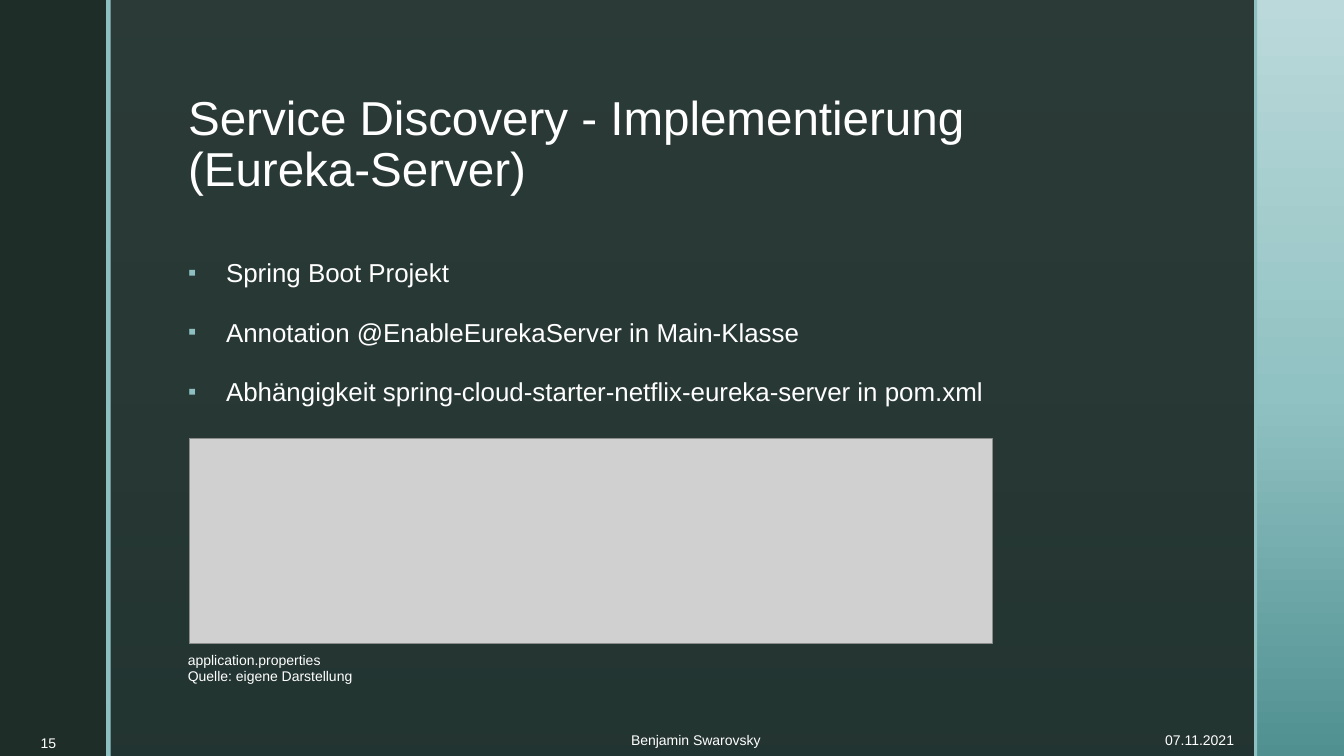
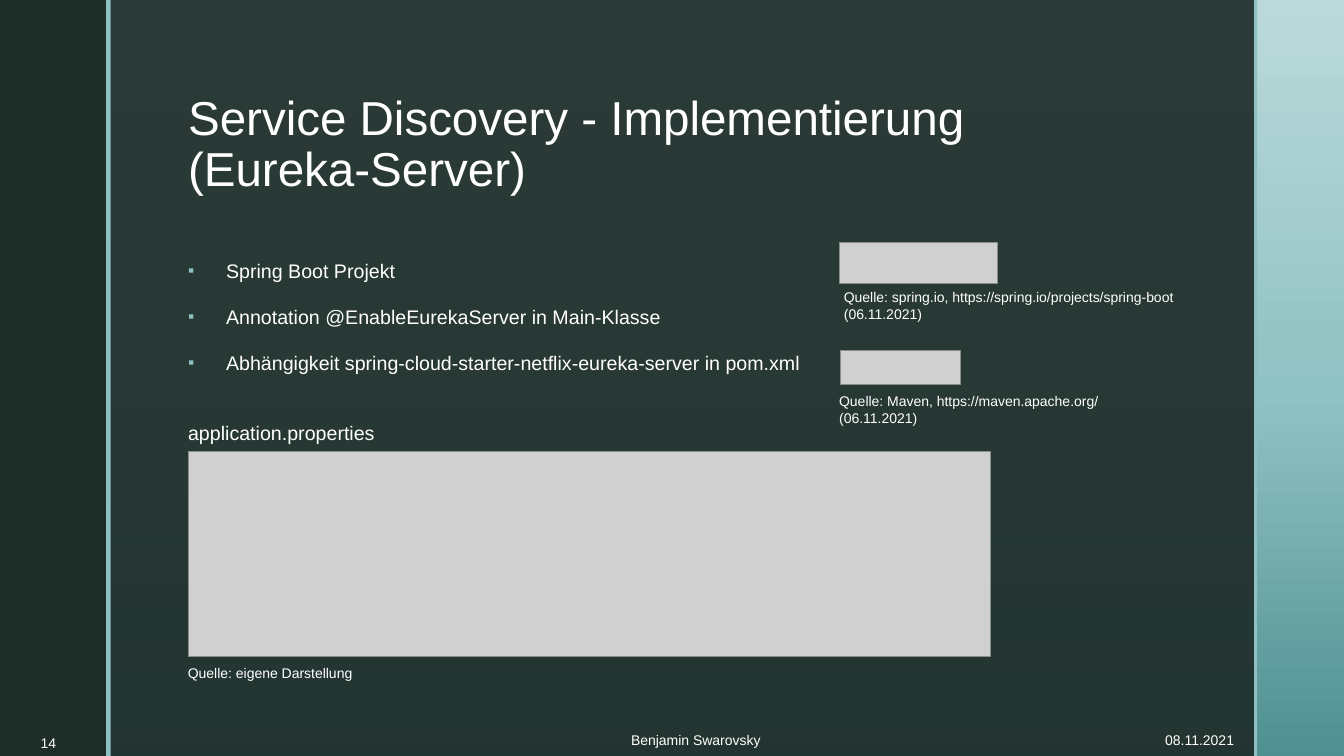
Before and after one commit to BenjaminS01/Abschluss, a slide deck: slide 14 of Vortrag.pptx (slide 15 before the commit). Drawn at 1344x756 pixels with LibreOffice and Linux fonts; fonts in the diff are those of the drawing; grey boxes stand for pictures; background and template pictures are left out. Boxes give left, top, right and bottom in pixels: in the first picture for what was removed or moved away, otherwise in the second. Text is boxed around its words. In the diff, an @@ line names an element or a change of style, - is before the commit and + after.

```diff
--- a/Vortrag.pptx
+++ b/Vortrag.pptx
@@ text at [226,263,800,374]: size 18.5 to 14 pt in "Spring Boot Projekt", "Annotation @EnableEurekaServer in Main-Klasse", "Abhängigkeit spring-cloud-starter-netflix-eureka-server in p ..."; line spacing 1.2 to 1 @@
@@ picture added at [840,243,997,283] @@
@@ text added at [844,292,1173,322], 10 pt, text #FFFFFF @@
+Quelle: spring.io, https://spring.io/projects/spring-boot (06.11.2021)
@@ picture added at [840,351,961,385] @@
@@ text added at [839,396,1098,426], 10 pt, text #FFFFFF @@
+Quelle: Maven, https://maven.apache.org/ (06.11.2021)
@@ text at [188,425,374,444]: paragraph added @@
+application.properties
@@ picture: place and size @@
-picture at [190,439,992,644]
+picture at [189,451,991,656]
@@ text "Quelle: eigene Darstellung": place and size @@
-text "Quelle: eigene Darstellung" at [188,655,353,684]
+text "Quelle: eigene Darstellung" at [188,668,353,681]
@@ text at [188,655,321,668]: paragraph removed @@
-application.properties
@@ page number at [41,738,57,748]: text changed @@
-15
+14
@@ text at [1165,735,1234,745]: text changed @@
-07.11.2021
+08.11.2021
```
Also in this commit, not shown: 24 other slides changed, 2 slides removed.
